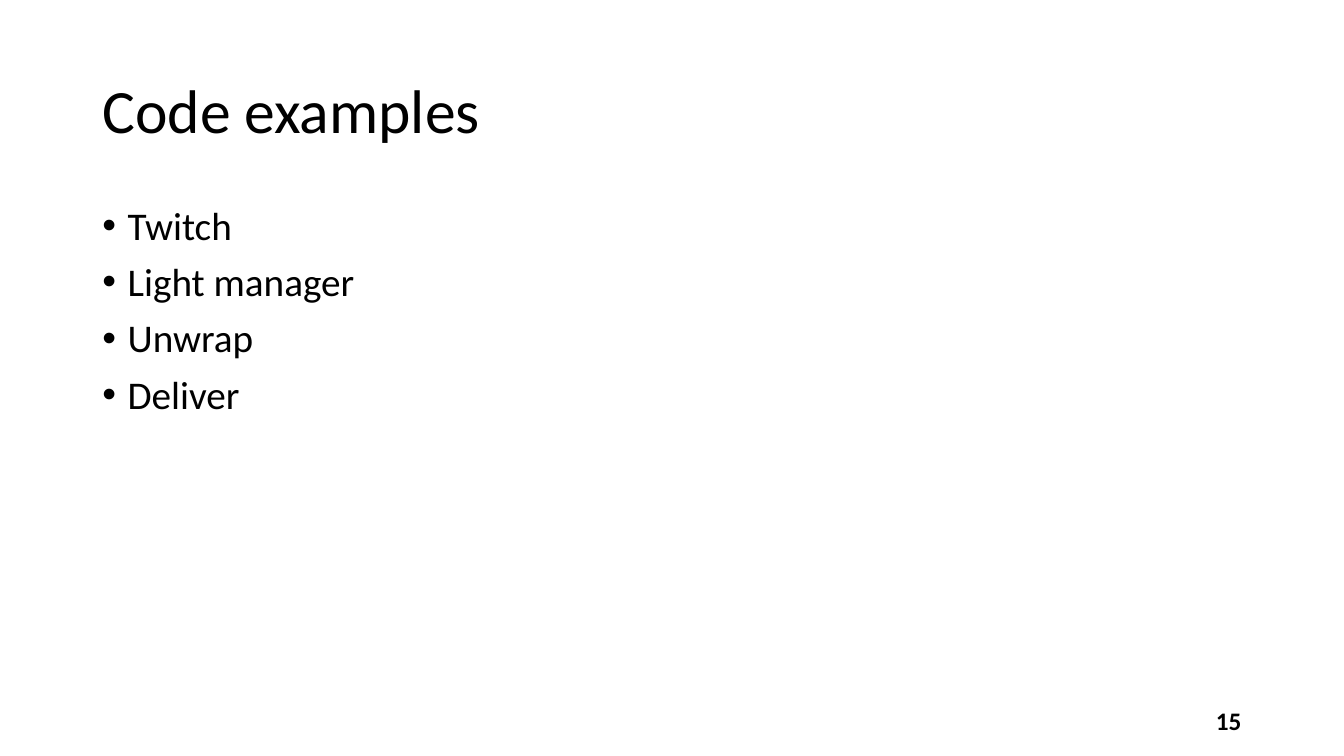
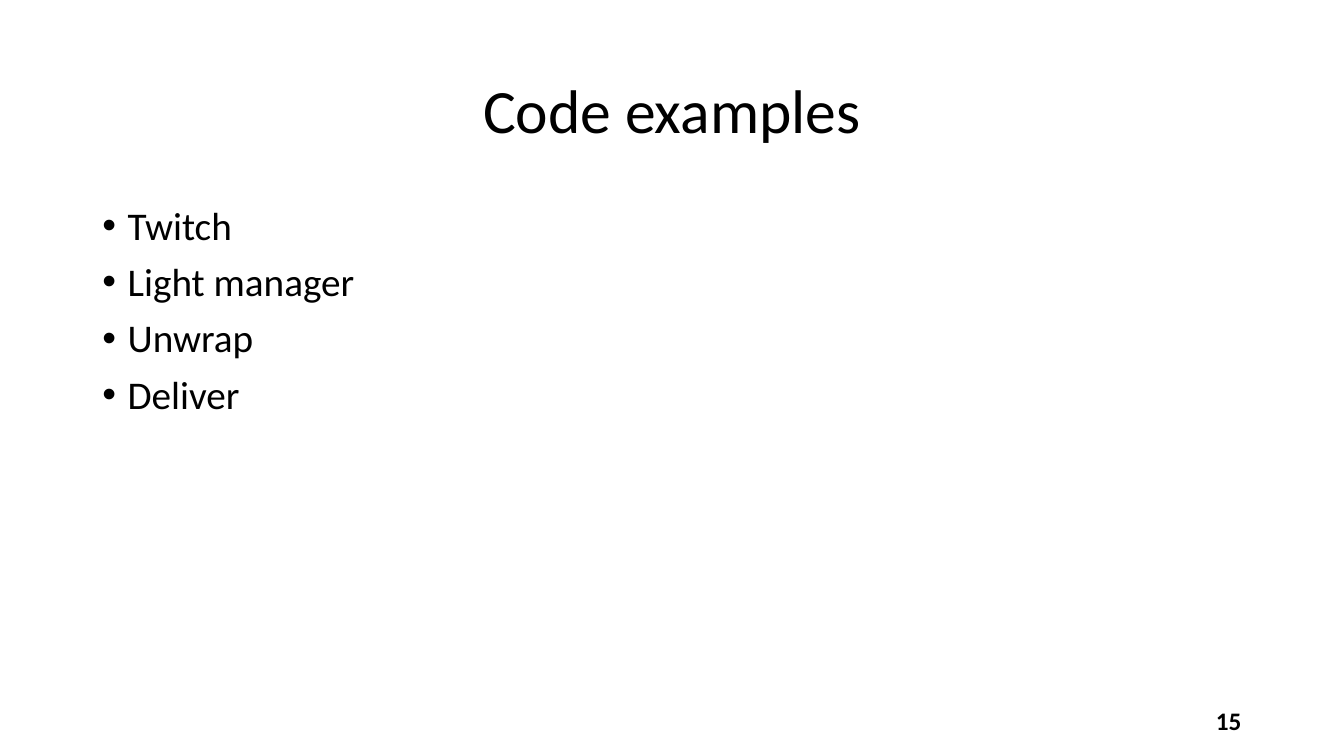
Before and after one commit to lukgav/ios-ar, a slide deck: slide 15 of projectPresentation/WatchOut Presentation.pptx. Drawn at 1344x756 pixels with LibreOffice and Linux fonts; fonts in the diff are those of the drawing. Boxes give left, top, right and bottom in pixels: in the first picture for what was removed or moved away, otherwise in the second. Text is boxed around its words. In the diff, an @@ line names an element or a change of style, - is before the commit and + after.

```diff
--- a/projectPresentation/WatchOut Presentation.pptx
+++ b/projectPresentation/WatchOut Presentation.pptx
@@ title "Code examples" at bbox=[483, 90, 860, 143]: alignment left to centre @@
```
Also in this commit, not shown: 6 other slides changed, 4 slides added.
